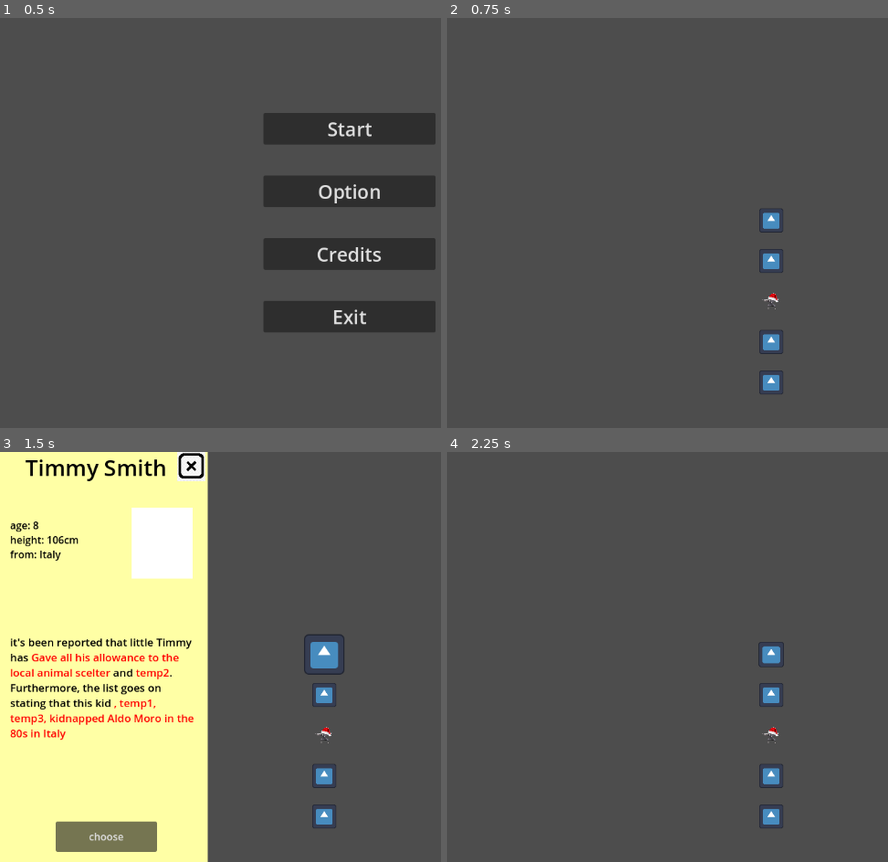
Above: before the commit, frames 1-4 (two rows, left to right).
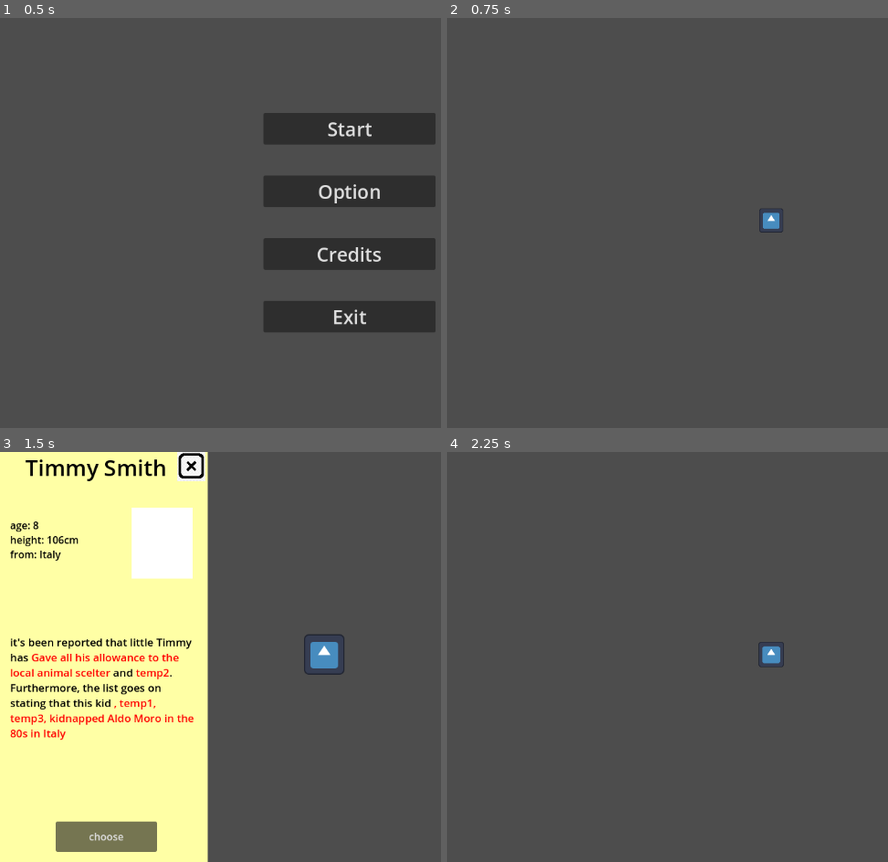
Above: after the commit, the same moments.

Repository: Zapzoop/chritmasgamejam
Game: Godot game, scene res://main_menu/mainmenu.tscn
Two runs of this game, one before a commit and one after it. Both use one fixed random seed, a clock stepped at 60 frames per second and the inputs below. The engine's default icon, where the game draws it, is replaced by a stand-in: a white triangle on a blue panel in a dark square.
Inputs (mouse positions are in pixels of both pictures, inside the frame that each line leads up to):
- Up to frame 1 (0.5 s): no input
- Up to frame 2 (0.75 s): click "Start" at 0.5 s
- Up to frame 3 (1.5 s): tap Enter at 1.25 s; move the mouse to (326, 652) at 1.27 s; press the mouse at (326, 652) at 1.28 s
- Up to frame 4 (2.25 s): release the mouse at (773, 652) at 2 s; click "choose" at 2 s

Frame 1 is identical in both runs. In frame 2, 0.6% of the frame differs, in the area x 70-77%, y 56-92%; in frame 3, 0.6%; in frame 4, 0.6%.

Commit message:
removed the que
i just put the pos nodes off screen

Diff:
--- a/mainlevel/level.tscn
+++ b/mainlevel/level.tscn
@@ -17,16 +17,16 @@
 position = Vector2(512, 320)
 
 [node name="Pos2" type="Node2D" parent="."]
-position = Vector2(512, 384)
+position = Vector2(504, 680)
 
 [node name="Pos3" type="Node2D" parent="."]
-position = Vector2(512, 448)
+position = Vector2(512, 752)
 
 [node name="Pos4" type="Node2D" parent="."]
-position = Vector2(512, 512)
+position = Vector2(512, 816)
 
 [node name="Pos5" type="Node2D" parent="."]
-position = Vector2(512, 576)
+position = Vector2(512, 864)
 
 [node name="presents" type="StaticBody2D" parent="." groups=["dropable"]]
 modulate = Color(0, 1, 0, 1)
Not shown: 2 places in character/child/child.tscn that only renumber resources
